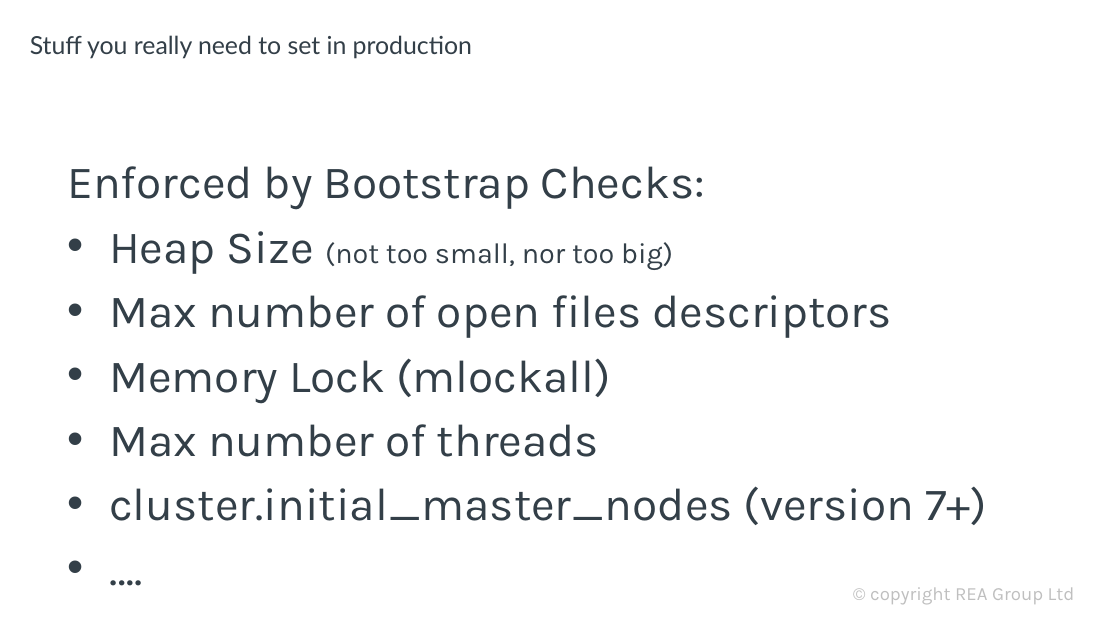
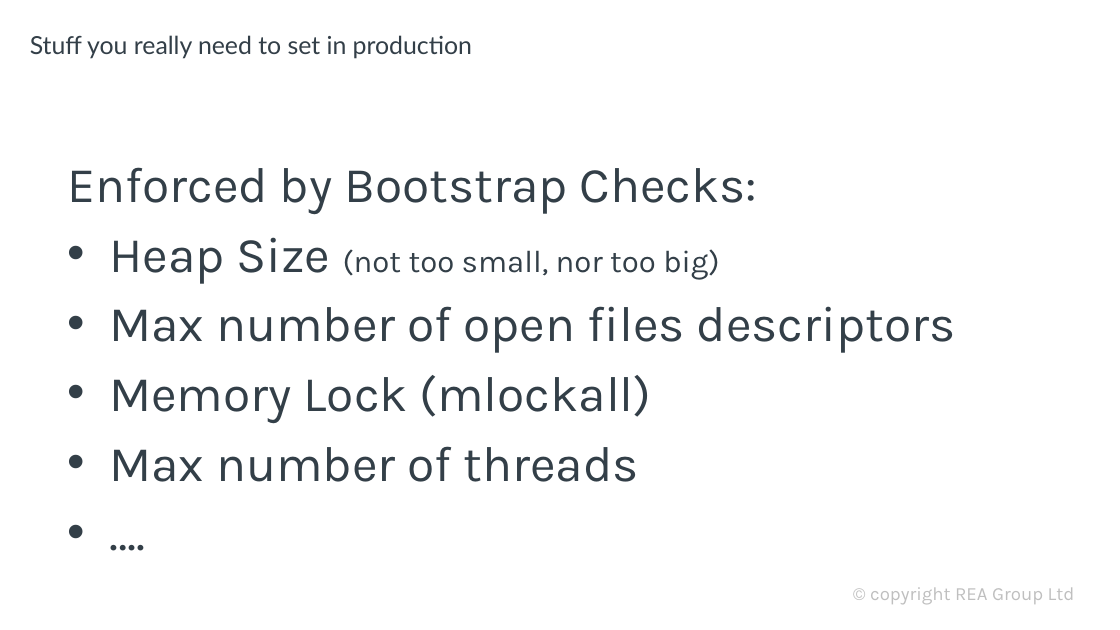
Before and after one commit to davidbkemp/advanced-elasticsearch-training, a slide deck: slide 18 of ElasticsearchOps.pptx. Drawn at 1120x630 pixels with LibreOffice and Linux fonts; fonts in the diff are those of the drawing; background and template pictures are left out. Boxes give left, top, right and bottom in pixels: in the first picture for what was removed or moved away, otherwise in the second. Text is boxed around its words. In the diff, an @@ line names an element or a change of style, - is before the commit and + after.

```diff
--- a/ElasticsearchOps.pptx
+++ b/ElasticsearchOps.pptx
@@ text "Enforced by Bootstrap Checks:" at (67, 167, 956, 482): size 29.6 to 32 pt in "Enforced by Bootstrap Checks:", "Heap Size", "Max number of open files descriptors", "Memory Lock (mlockall)" and 2 more places; size 18.5 to 20 pt in "(not too small, nor too big)" @@
@@ text at (109, 486, 987, 525): paragraph removed @@
-• cluster.initial_master_nodes (version 7+)
```
Also in this commit, not shown: 1 other slide changed.
